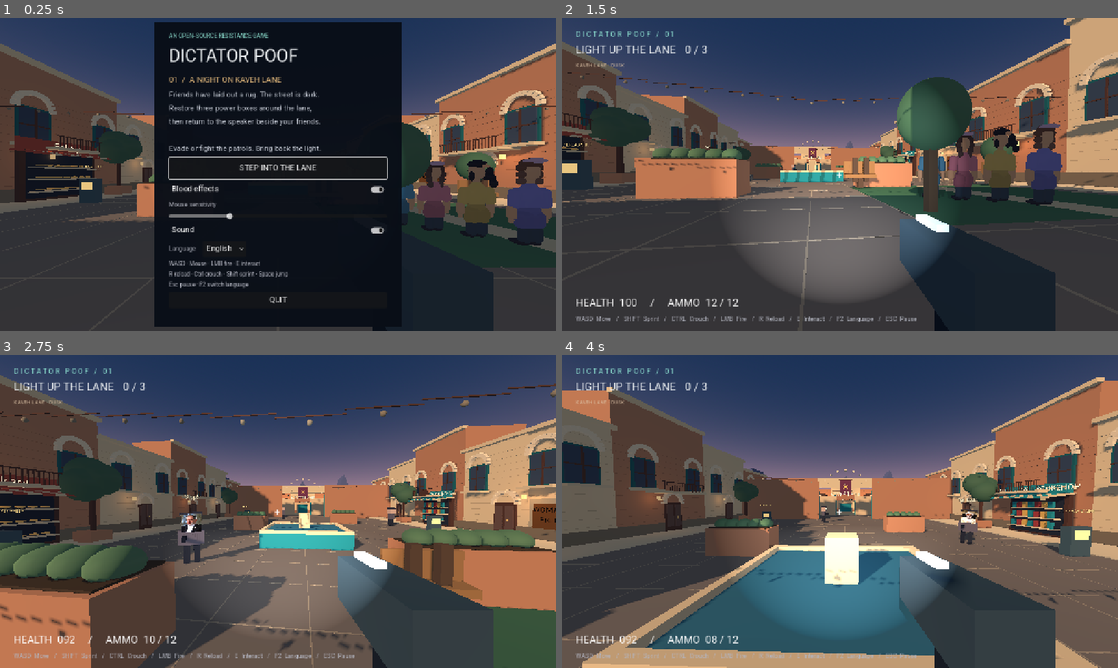
Above: before the commit, frames 1-4 (two rows, left to right).
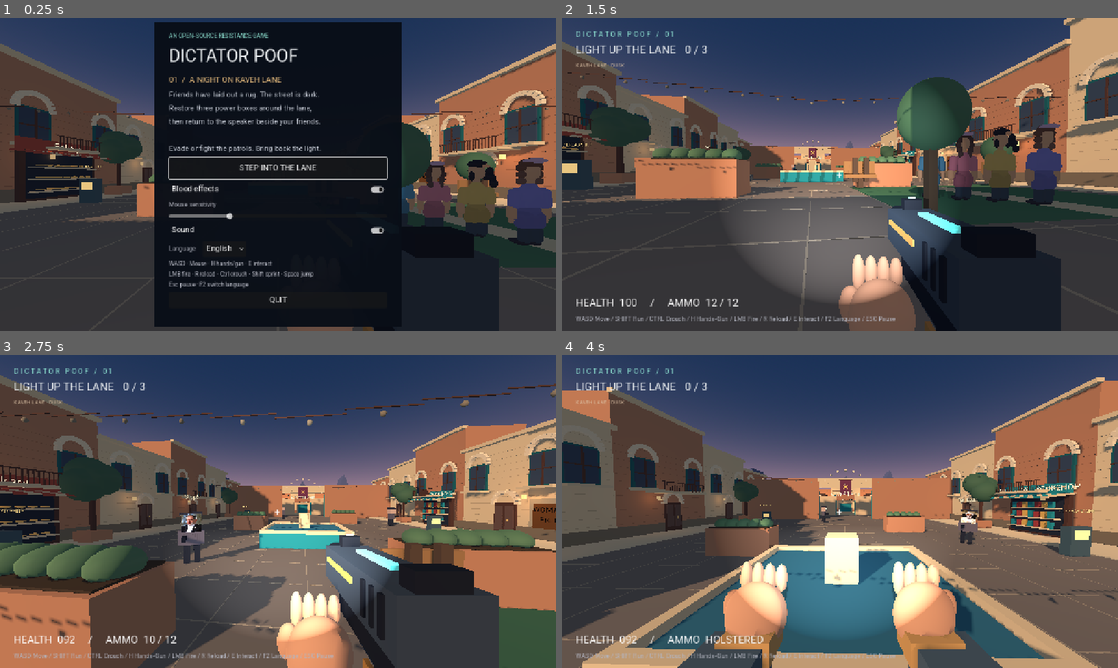
Above: after the commit, the same moments.

Repository: autrin/Dictator-Poof
Game: Godot game, scene res://scenes/main.tscn
Same seed, same stepped clock (60 frames per second), same inputs: the game is played once before the commit and once after it.
Inputs (mouse positions are in pixels of both pictures, inside the frame that each line leads up to):
- Up to frame 1 (0.25 s): no input
- Up to frame 2 (1.5 s): click "STEP INTO THE LANE" at 0.5 s; tap Enter at 1.25 s; move the mouse to (867, 174) at 1.27 s; hold W (forward) from 1.28 s (still down); hold Ctrl (crouch) from 1.28 s (still down)
- Up to frame 3 (2.75 s): keep holding W (forward); tap Space (jump) at 1.52, 1.82, 2.27, 2.57 s; click (305, 511) at 1.55 s; move the mouse to (250, 511) at 2.02 s; release Ctrl (crouch) at 2.03 s; click (250, 511) at 2.1 s; tap E (interact) at 2.3 s
- Up to frame 4 (4 s): keep holding W (forward); move the mouse to (851, 505) at 2.77 s; hold Shift (sprint) 2.78-3.53 s; tap E (interact) at 2.85 s; click (851, 505) at 2.92 s; move the mouse to (834, 517) at 3.52 s; tap Shift (sprint) at 3.6 s; click (834, 517) at 3.67 s; tap Space (jump) at 3.77 s; tap H (holster, bound only after the commit) at 3.8 s

The runs differ from the first frame. In frame 1, 1.5% of the frame differs, in the area x 30-90%, y 66-100%; in frame 2, 5.5%; in frame 3, 6.5%; in frame 4, 12%, in the area x 6-89%, y 62-100%.

Commit message:
Make the gun optional and make hands visible when not holding it. Improve the gun

Diff:
--- a/scripts/game.gd
+++ b/scripts/game.gd
@@ -45,7 +45,7 @@
 
 func configure_input() -> void:
 	var keys := {"forward": KEY_W, "back": KEY_S, "left": KEY_A, "right": KEY_D,
-		"jump": KEY_SPACE, "sprint": KEY_SHIFT, "reload": KEY_R, "interact": KEY_E,
+		"jump": KEY_SPACE, "sprint": KEY_SHIFT, "reload": KEY_R, "interact": KEY_E, "holster": KEY_H,
 		"pause": KEY_ESCAPE, "crouch": KEY_CTRL, "language": KEY_F2}
 	for action: String in keys:
 		if not InputMap.has_action(action):
@@ -128,7 +128,7 @@
 	started = true
 	active = true
 	hud.hide_menu()
-	player.weapon.visible = not victory
+	player.update_viewmodel()
 
 func restart_mission() -> void:
 	build_run()
@@ -273,7 +273,7 @@
 	victory = won
 	if won:
 		world.celebrate()
-		player.weapon.hide()
+		player.set_gun_drawn(false)
 	hud.show_menu("won" if won else "lost")
 
 func tracer(from: Vector3, to: Vector3, color: Color) -> void:
--- a/scripts/hud.gd
+++ b/scripts/hud.gd
@@ -58,7 +58,7 @@
 	stats.add_theme_font_size_override("font_size", 24)
 	hud.add_child(stats)
 	controls = Label.new()
-	controls.text = "WASD  Move   /   SHIFT  Sprint   /   CTRL  Crouch   /   LMB  Fire   /   R  Reload   /   E  Interact   /   ESC  Pause"
+	controls.text = game.localize("controls")
 	controls.add_theme_font_size_override("font_size", 14)
 	controls.modulate = Color("b3b5c0")
 	controls.set_anchors_and_offsets_preset(Control.PRESET_BOTTOM_LEFT)
@@ -212,7 +212,7 @@
 func update() -> void:
 	if not is_instance_valid(game.player):
 		return
-	var reload_text: String = game.localize("reloading") if game.player.reload_left > 0 else "%02d / 12" % game.player.ammo
+	var reload_text: String = game.localize("holstered") if not game.player.gun_drawn else game.localize("reloading") if game.player.reload_left > 0 else "%02d / 12" % game.player.ammo
 	stats.text = game.localize("stats") % [game.player.health, reload_text]
 	objective.text = game.localize("objective_power") % game.relays_online
 	if game.relays_online == 3:
--- a/scripts/localization.gd
+++ b/scripts/localization.gd
@@ -12,7 +12,7 @@
 	"sensitivity": ["Mouse sensitivity", "حساسیت ماوس"],
 	"sound": ["Sound", "صدا"],
 	"language": ["Language", "زبان"],
-	"hint": ["WASD · Mouse · LMB fire · E interact\nR reload · Ctrl crouch · Shift sprint · Space jump\nEsc pause · F2 switch language", "WASD حرکت · ماوس نگاه · کلیک چپ شلیک · E تعامل\nR خشاب‌گذاری · Ctrl نشستن · Shift دویدن · Space پریدن\nEsc مکث · F2 تغییر زبان"],
+	"hint": ["WASD · Mouse · H hands/gun · E interact\nLMB fire · R reload · Ctrl crouch · Shift sprint · Space jump\nEsc pause · F2 switch language", "WASD حرکت · ماوس نگاه · H دست‌ها/تفنگ · E تعامل\nکلیک چپ شلیک · R خشاب‌گذاری · Ctrl نشستن · Shift دویدن · Space پریدن\nEsc مکث · F2 تغییر زبان"],
 	"quit": ["QUIT", "خروج"],
 	"pause_heading": ["TAKE A BREATH", "نفسی تازه کن"],
 	"pause_description": ["Mission paused.\nYour progress is safe for this session.", "بازی مکث کرده است.\nپیشرفتت در این نوبت بازی حفظ می‌شود."],
@@ -29,8 +29,9 @@
 	"objective_return": ["RETURN TO YOUR FRIENDS  /  SOUTH COURTYARD", "پیش دوستانت در حیاط جنوبی برگرد"],
 	"objective_won": ["TONIGHT, WE LIVE", "امشب زنده‌ایم"],
 	"reloading": ["RELOADING", "خشاب‌گذاری"],
+	"holstered": ["HOLSTERED", "تفنگ کنار گذاشته شده"],
 	"stats": ["HEALTH  %03d     /     AMMO  %s", "جان  %03d     /     فشنگ  %s"],
-	"controls": ["WASD  Move   /   SHIFT  Sprint   /   CTRL  Crouch   /   LMB  Fire   /   R  Reload   /   E  Interact   /   F2  Language   /   ESC  Pause", "WASD حرکت / Shift دویدن / Ctrl نشستن / کلیک چپ شلیک / R خشاب‌گذاری / E تعامل / F2 زبان / Esc مکث"],
+	"controls": ["WASD Move / SHIFT Run / CTRL Crouch / H Hands-Gun / LMB Fire / R Reload / E Interact / F2 Language / ESC Pause", "WASD حرکت / Shift دویدن / Ctrl نشستن / H دست‌ها-تفنگ / کلیک چپ شلیک / R خشاب‌گذاری / E تعامل / F2 زبان / Esc مکث"],
 	"controls_won": ["WASD  Move   /   E  Speak with friends   /   F2  Language   /   ESC  Pause", "WASD حرکت / E گفت‌وگو با دوستان / F2 زبان / Esc مکث"],
 	"prompt_friend": ["[E]  Speak with a friend", "[E]  با دوستت صحبت کن"],
 	"prompt_victory": ["The lane is yours. Stay a while.", "کوچه از آن شماست. کمی بمان."],
--- a/scripts/player.gd
+++ b/scripts/player.gd
@@ -9,11 +9,16 @@
 var game: Node3D
 var camera: Camera3D
 var weapon: Node3D
+var empty_hands: Node3D
+var muzzle_tip: Marker3D
+var muzzle_flash: Node3D
+var gun_drawn := true
 var health := 100
 var ammo := MAGAZINE
 var reload_left := 0.0
 var fire_left := 0.0
 var recoil := 0.0
+var muzzle_flash_left := 0.0
 var collider: CollisionShape3D
 
 func _ready() -> void:
@@ -42,11 +47,94 @@
 	flashlight.shadow_normal_bias = 2.0
 	camera.add_child(flashlight)
 	weapon = Node3D.new()
+	weapon.name = "Held gun"
 	camera.add_child(weapon)
 	weapon.position = Vector3(0.3, -0.25, -0.52)
-	PoofShapes.box(weapon, Vector3.ZERO, Vector3(0.14, 0.16, 0.4), Color("34444c"))
-	PoofShapes.box(weapon, Vector3(0, -0.12, 0.1), Vector3(0.11, 0.24, 0.13), Color("17232e"))
-	PoofShapes.box(weapon, Vector3(0, 0.09, -0.1), Vector3(0.035, 0.025, 0.15), Color("75e1ce"), false, 1.0)
+	build_gun()
+	empty_hands = Node3D.new()
+	empty_hands.name = "Empty hands"
+	camera.add_child(empty_hands)
+	build_hand(empty_hands, -1, Vector3(-0.29, -0.36, -0.65))
+	build_hand(empty_hands, 1, Vector3(0.29, -0.36, -0.65))
+	update_viewmodel()
+
+func build_gun() -> void:
+	var steel := Color("343d46")
+	var dark := Color("171d25")
+	var brass := Color("c58c4c")
+	var glow := Color("65e6db")
+	# Slide, exposed barrel, and frame form a readable pistol silhouette.
+	PoofShapes.box(weapon, Vector3(0, 0.035, -0.055), Vector3(0.18, 0.13, 0.49), steel)
+	PoofShapes.box(weapon, Vector3(0, -0.055, 0.015), Vector3(0.16, 0.09, 0.34), dark)
+	PoofShapes.box(weapon, Vector3(0, 0.035, -0.315), Vector3(0.12, 0.105, 0.11), brass)
+	var muzzle := CylinderMesh.new()
+	muzzle.top_radius = 0.057
+	muzzle.bottom_radius = 0.057
+	muzzle.height = 0.13
+	var barrel := MeshInstance3D.new()
+	barrel.mesh = muzzle
+	barrel.material_override = PoofShapes.material(dark)
+	barrel.position = Vector3(0, 0.035, -0.37)
+	barrel.rotation.x = PI / 2.0
+	weapon.add_child(barrel)
+	PoofShapes.box(weapon, Vector3(0, -0.175, 0.13), Vector3(0.12, 0.24, 0.16), dark)
+	PoofShapes.box(weapon, Vector3(0, -0.295, 0.13), Vector3(0.15, 0.035, 0.18), steel)
+	# The open trigger guard and rear slide serrations keep the small model legible.
+	for z in [-0.13, 0.09]:
+		PoofShapes.box(weapon, Vector3(0, -0.15, z), Vector3(0.025, 0.1, 0.025), steel)
+	PoofShapes.box(weapon, Vector3(0, -0.2, -0.02), Vector3(0.025, 0.025, 0.25), steel)
+	PoofShapes.box(weapon, Vector3(0, -0.12, 0.015), Vector3(0.025, 0.065, 0.025), brass)
+	for z in [0.065, 0.105, 0.145]:
+		for side in [-1, 1]:
+			PoofShapes.box(weapon, Vector3(side * 0.093, 0.04, z), Vector3(0.008, 0.09, 0.013), dark)
+	for side in [-1, 1]:
+		PoofShapes.box(weapon, Vector3(side * 0.095, -0.175, 0.13), Vector3(0.012, 0.16, 0.1), brass.darkened(0.25))
+		PoofShapes.box(weapon, Vector3(side * 0.092, 0.055, -0.13), Vector3(0.009, 0.018, 0.24), brass)
+	PoofShapes.box(weapon, Vector3(0, 0.12, 0.16), Vector3(0.105, 0.045, 0.045), dark)
+	PoofShapes.box(weapon, Vector3(0, 0.125, -0.265), Vector3(0.075, 0.045, 0.04), dark)
+	PoofShapes.box(weapon, Vector3(0, 0.152, -0.265), Vector3(0.025, 0.009, 0.026), glow, false, 0.7)
+	PoofShapes.box(weapon, Vector3(0, 0.107, -0.055), Vector3(0.035, 0.012, 0.21), glow, false, 0.45)
+	muzzle_tip = Marker3D.new()
+	muzzle_tip.position = Vector3(0, 0.035, -0.45)
+	weapon.add_child(muzzle_tip)
+	muzzle_flash = Node3D.new()
+	muzzle_tip.add_child(muzzle_flash)
+	PoofShapes.box(muzzle_flash, Vector3(0, 0, -0.045), Vector3(0.035, 0.035, 0.09), Color("ffe3a0"), false, 2.0)
+	PoofShapes.box(muzzle_flash, Vector3(0, 0, -0.025), Vector3(0.09, 0.015, 0.055), Color("ff9a5b"), false, 1.5)
+	muzzle_flash.hide()
+	# A visible right hand grips the pistol, with a left hand supporting it.
+	build_hand(weapon, 1, Vector3(0.12, -0.27, 0.14))
+	build_hand(weapon, -1, Vector3(-0.17, -0.2, -0.07))
+
+func build_hand(parent: Node3D, side: int, at: Vector3) -> void:
+	var skin := Color("bd8b6e")
+	var sleeve := Color("4c5961")
+	PoofShapes.box(parent, at + Vector3(side * 0.035, -0.17, 0.13), Vector3(0.19, 0.25, 0.22), sleeve)
+	PoofShapes.box(parent, at + Vector3(0, -0.07, 0.03), Vector3(0.16, 0.08, 0.14), Color("b58a57"))
+	add_hand_curve(parent, at, Vector3(0.105, 0.115, 0.07), skin)
+	for finger in range(4):
+		var x := at.x + (float(finger) - 1.5) * 0.044
+		add_hand_curve(parent, Vector3(x, at.y + 0.105, at.z - 0.065), Vector3(0.022, 0.065 - finger * 0.004, 0.025), skin)
+	add_hand_curve(parent, at + Vector3(side * 0.095, 0.015, -0.035), Vector3(0.038, 0.06, 0.035), skin)
+
+func add_hand_curve(parent: Node3D, at: Vector3, size: Vector3, color: Color) -> void:
+	var part := MeshInstance3D.new()
+	var mesh := SphereMesh.new()
+	mesh.radius = 1.0
+	mesh.height = 2.0
+	part.mesh = mesh
+	part.material_override = PoofShapes.material(color)
+	part.position = at
+	part.scale = size
+	parent.add_child(part)
+
+func set_gun_drawn(value: bool) -> void:
+	gun_drawn = value and not game.victory
+	update_viewmodel()
+
+func update_viewmodel() -> void:
+	weapon.visible = gun_drawn and not game.victory
+	empty_hands.visible = not weapon.visible
 
 func _unhandled_input(event: InputEvent) -> void:
 	if not game.active or Input.mouse_mode != Input.MOUSE_MODE_CAPTURED:
@@ -58,12 +146,16 @@
 func _physics_process(delta: float) -> void:
 	if not game.active:
 		return
+	if Input.is_action_just_pressed("holster"):
+		set_gun_drawn(not gun_drawn)
 	fire_left = maxf(0.0, fire_left - delta)
+	muzzle_flash_left = maxf(0.0, muzzle_flash_left - delta)
+	muzzle_flash.visible = muzzle_flash_left > 0.0
 	if reload_left > 0.0:
 		reload_left = maxf(0.0, reload_left - delta)
 		if reload_left == 0.0:
 			ammo = MAGAZINE
-	if Input.is_action_just_pressed("reload"):
+	if gun_drawn and Input.is_action_just_pressed("reload"):
 		reload()
 	if Input.is_action_pressed("fire"):
 		shoot()
@@ -97,7 +189,7 @@
 		game.play_tone(260.0, 0.09, 0.15)
 
 func shoot() -> void:
-	if not game.active or game.victory or fire_left > 0.0 or reload_left > 0.0:
+	if not game.active or game.victory or not gun_drawn or fire_left > 0.0 or reload_left > 0.0:
 		return
 	if ammo <= 0:
 		reload()
@@ -105,6 +197,8 @@
 	ammo -= 1
 	fire_left = FIRE_INTERVAL
 	recoil = 0.075
+	muzzle_flash_left = 0.055
+	muzzle_flash.show()
 	game.play_tone(95.0, 0.07, 0.25)
 	var from := camera.global_position
 	var to := from - camera.global_basis.z * 65.0
@@ -117,7 +211,7 @@
 			game.hit_marker = 0.12
 		else:
 			game.impact(hit.position, false)
-	game.tracer(weapon.global_position - camera.global_basis.z * 0.2, to, Color("f6d995"))
+	game.tracer(muzzle_tip.global_position, to, Color("f6d995"))
 
 func take_damage(amount: int) -> void:
 	if not game.active or game.victory:
--- a/tests/smoke.gd
+++ b/tests/smoke.gd
@@ -44,6 +44,13 @@
 	check(game.navigation.is_point_solid(Vector2i(0, 0)), "navigation excludes central obstacle")
 	check(game.chase_path(Vector3(0, 0, 6), Vector3(0, 0, -6)).size() > 2, "pursuers can route around central obstacle")
 	game.start_or_resume()
+	check(InputMap.has_action("holster") and game.player.weapon.visible, "H holsters a drawn gun")
+	game.player.set_gun_drawn(false)
+	var holstered_ammo: int = game.player.ammo
+	game.player.shoot()
+	check(game.player.empty_hands.visible and not game.player.weapon.visible and game.player.ammo == holstered_ammo, "holstered hands show and cannot fire")
+	game.player.set_gun_drawn(true)
+	check(game.player.weapon.visible and not game.player.empty_hands.visible, "drawing restores the gun")
 	var guards: Array[Node] = []
 	for child in game.world.get_children():
 		if child is CharacterBody3D:
@@ -120,7 +127,7 @@
 	for other in guards:
 		check(not other.visible and other.collision_layer == 0, "patrols leave the celebration")
 	game.start_or_resume()
-	check(game.active and game.victory and not game.player.weapon.visible, "join friends allows peaceful exploration without restarting")
+	check(game.active and game.victory and not game.player.weapon.visible and game.player.empty_hands.visible, "join friends allows peaceful exploration with visible hands")
 	await position_player(friend.global_position + Vector3(0, 0.05, -2), friend.global_position + Vector3(0, 1.1, 0))
 	game.interact()
 	check(game.message_text == "Ava: Long live the Shah", "friend keeps their slogan during the celebration")
Not shown, changed: README.md
